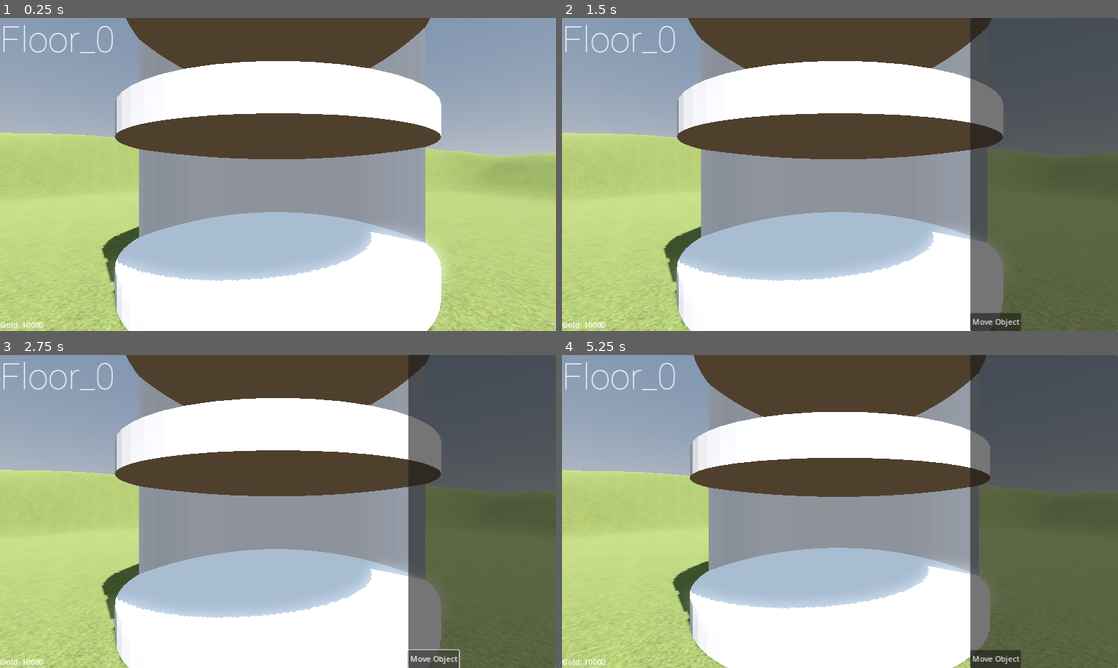
Above: before the commit, frames 1-4 (two rows, left to right).
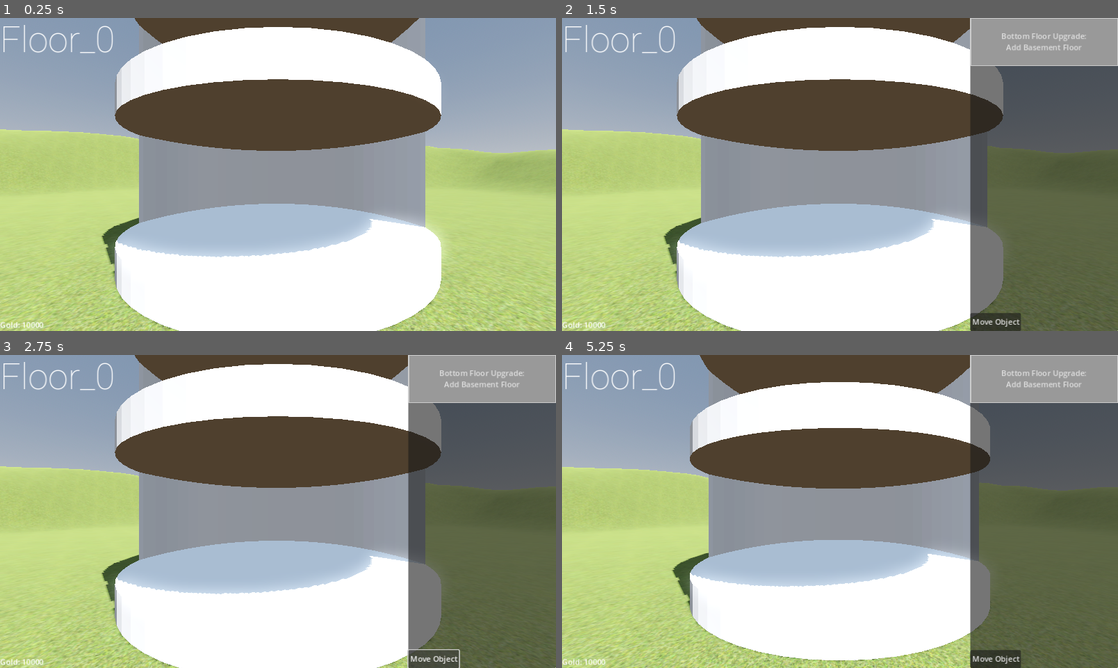
Above: after the commit, the same moments.

Repository: CalebLGreen/tower
Game: Godot game, scene res://Scenes/main.tscn
Same seed, same stepped clock (60 frames per second), same inputs: the game is played once before the commit and once after it.
Inputs (mouse positions are in pixels of both pictures, inside the frame that each line leads up to):
- Up to frame 1 (0.25 s): no input
- Up to frame 2 (1.5 s): tap Enter at 0.5 s; move the mouse to (962, 158) at 0.52 s; hold E (rotate_right) 0.53-1.25 s; click (962, 158) at 0.6 s; tap Space (open_shop) at 0.77 s; click (1045, 43) at 1.25 s, where only the run after the commit has a clickable "Bottom Floor Upgrade: Add Bas…"
- Up to frame 3 (2.75 s): click "Move Object" at 2 s
- Up to frame 4 (5.25 s): tap Space (open_shop) at 2.75, 3.02, 4.25, 4.52 s; move the mouse to (728, 527) at 2.77 s; hold S (pan_down) 2.78-3.53 s; tap Mouse wheel down (pan_away) at 2.85, 5.1 s; tap Enter at 3.5, 5 s; move the mouse to (895, 442) at 3.52 s; hold E (rotate_right) 3.53-4.28 s; tap Mouse wheel up (pan_in) at 3.6 s; move the mouse to (812, 574) at 4.27 s; hold W (pan_up) 4.28-5.03 s; click (812, 574) at 4.35 s; move the mouse to (1006, 558) at 5.02 s; hold Q (rotate_left) from 5.03 s (still down)

The runs differ from the first frame. In frame 1, 23% of the frame differs, in the area x 0-100%, y 0-100%; in frame 2, 26%; in frame 3, 26%; in frame 4, 25%.

Commit message:
added basement floors
need to fix camera movement, maybe change the height of floors to be a whole number so the movement can be floored

Diff:
--- a/Scenes/main.tscn
+++ b/Scenes/main.tscn
@@ -86,7 +86,7 @@
 shadow_enabled = true
 
 [node name="Camera3D" type="Camera3D" parent="."]
-transform = Transform3D(-4.37114e-08, 0, 1, 0, 1, 0, -1, 0, -4.37114e-08, 8, 1, 0)
+transform = Transform3D(-4.37114e-08, 0, 1, 0, 1, 0, -1, 0, -4.37114e-08, 8, 0.5, 0)
 current = true
 script = ExtResource("1_kcuoo")
 
@@ -96,6 +96,8 @@
 
 [node name="Floor_TOP" parent="Tower" groups=["Tower_Piece"] instance=ExtResource("4_pvhli")]
 transform = Transform3D(1, 0, 0, 0, 1, 0, 0, 0, 1, 0, 3.9, 0)
+
+[node name="Basement_Floors" type="Node" parent="Tower" groups=["Tower_Basement"]]
 
 [node name="UI" type="Control" parent="."]
 layout_mode = 3
@@ -158,6 +160,15 @@
 text = "Top Floor Upgrade:
 Add Floor"
 
+[node name="Floor_Bottom_Add_Floor" type="Button" parent="UI/ShopPanel/VBoxContainer"]
+custom_minimum_size = Vector2(0, 100)
+layout_mode = 2
+theme_override_styles/hover = SubResource("StyleBoxFlat_mm2nl")
+theme_override_styles/pressed = SubResource("StyleBoxFlat_ei0ub")
+theme_override_styles/normal = SubResource("StyleBoxFlat_5jy67")
+text = "Bottom Floor Upgrade:
+Add Basement Floor"
+
 [node name="Move_Objects" type="Button" parent="UI/ShopPanel"]
 layout_mode = 1
 anchors_preset = 2
@@ -190,4 +201,5 @@
 [connection signal="pressed" from="UI/ShopPanel/VBoxContainer/Floor_Add_Table" to="." method="_on_floor_add_table_pressed"]
 [connection signal="pressed" from="UI/ShopPanel/VBoxContainer/Floor_Add_Furnace" to="." method="_on_floor_add_furnace_pressed"]
 [connection signal="pressed" from="UI/ShopPanel/VBoxContainer/Floor_Top_Add_Floor" to="." method="_on_floor_top_add_floor_pressed"]
+[connection signal="pressed" from="UI/ShopPanel/VBoxContainer/Floor_Bottom_Add_Floor" to="." method="_on_floor_bottom_add_floor_pressed"]
 [connection signal="pressed" from="UI/ShopPanel/Move_Objects" to="." method="_on_move_objects_pressed"]
--- a/Scripts/UI_Elements.gd
+++ b/Scripts/UI_Elements.gd
@@ -3,6 +3,7 @@
 # other nodes for use
 @onready var camera : Camera3D = get_node("../Camera3D")
 @onready var tower_segments : Array = get_node("../Tower").get_children()
+@onready var tower_basement_segments : Array = get_node("../Tower/Basement_Floors").get_children()
 @onready var floor_label : Label = get_node("Floor_Label")
 @onready var gold_label : Label = get_node("Gold_Label")
 @onready var shop_panel : Panel = get_node("ShopPanel")
@@ -16,7 +17,7 @@
 # hide the shop at the start and check the floor for the label in the top left
 func _ready():
 	shop_panel.hide()
-	check_floor(camera.position)
+	check_floor(camera.global_position)
 	update_gold_count()
 
 
@@ -60,13 +61,24 @@
 
 # changes the label to match the current floor and refreshes the shop
 func check_floor(camera_pos : Vector3):
+	print("Checking floor for camera")
 	var y_pos : float = camera_pos.y
-	for i in tower_segments:
-		if i is Node3D:
-			#print(i)
-			if y_pos >= i.position.y:
-				floor_label.set_text(i.name)
-				update_shop(i)
+	# check for above ground tower floors
+	if y_pos > 0:
+		for i in tower_segments:
+			if i is Node3D:
+				#print(i)
+				if y_pos == i.global_position.y + 0.5:
+					floor_label.set_text(i.name)
+					update_shop(i)
+	# check for below ground tower floors
+	else:
+		for i in tower_basement_segments:
+			if i is Node3D:
+				if y_pos == i.global_position.y + 0.5:
+					floor_label.set_text(i.name)
+					update_shop(i)
+
 
 
 # update the shop after checking the floor
@@ -75,11 +87,13 @@
 	#print("Updating Shop")
 	for i in get_node("ShopPanel/VBoxContainer").get_children():
 		i.hide()
-	if curr_floor.name == "Floor_3":
-		$ShopPanel/VBoxContainer/Floor_Add_Furnace.show()
+	if curr_floor.name == "Floor_0":
+		$ShopPanel/VBoxContainer/Floor_Bottom_Add_Floor.show()
 	elif curr_floor.name == "Floor_1":
 		$ShopPanel/VBoxContainer/Floor_Add_Table.show()
 	elif curr_floor.name == "Floor_2":
 		$ShopPanel/VBoxContainer/Floor_Add_Table.show()
 	elif curr_floor.name == "Floor_TOP":
 		$ShopPanel/VBoxContainer/Floor_Top_Add_Floor.show()
+	elif curr_floor.name == "Floor_-1":
+		$ShopPanel/VBoxContainer/Floor_Add_Furnace.show()
--- a/Scripts/camera_control.gd
+++ b/Scripts/camera_control.gd
@@ -6,7 +6,7 @@
 # camera speeds and distances for clamping
 var camera_pan_incr : float = 3.9
 var camera_zoom_speed : int = 25
-var camera_max_height : float = 16.1
+var camera_max_height : float
 var camera_min_height : float
 var camera_max_distance : float = 10
 var camera_min_distance : float = 4
@@ -20,10 +20,14 @@
 
 # get the floor count at initialisation
 func _ready():
-	get_floor_count()
+	get_camera_clamp_values()
 
 
 func _process(delta: float) -> void:
+	handle_camera_controls(delta)
+
+
+func handle_camera_controls(delta) -> void:
 	# Pan Up
 	if Input.is_action_just_pressed("pan_up") and not is_movement_locked:
 		target_y = clamp(camera.position.y + (camera_pan_incr), camera_min_height, camera_max_height)
@@ -60,8 +64,9 @@
 
 
 # Get the floor count for the camera clamping
-func get_floor_count():
+func get_camera_clamp_values():
 	var number_of_floors = get_tree().get_first_node_in_group("Tower").get_child_count()
-	camera_min_height = 0.5
-	camera_max_height = 0.5 + (3.9 * (number_of_floors - 1))
+	var number_of_basement_floors = get_tree().get_first_node_in_group("Tower_Basement").get_child_count()
+	camera_min_height = 0.5 - (3.9 * number_of_basement_floors)
+	camera_max_height = 0.5 + (3.9 * (number_of_floors - 2))
 	#print("Min Height: ", (camera_min_height), ", Max Height: ", (camera_max_height))
--- a/Scripts/main.gd
+++ b/Scripts/main.gd
@@ -5,7 +5,8 @@
 @onready var UI : Control = get_node("UI")
 @onready var tower = get_node("Tower")
 @onready var top_floor = get_node("Tower/Floor_TOP")
-@onready var number_of_floors : int
+var number_of_floors : int
+var number_of_basement_floors : int
 @onready var blank_floor : PackedScene = preload("res://Scenes/Tower/floor_blank.tscn")
 
 # Cursors
@@ -59,7 +60,8 @@
 
 func _ready() -> void:
 	# Reset camera
-	camera.position = Vector3(8,1,0)
+	print("Setting camera position")
+	camera.position = Vector3(8,0.5,0)
 	# Change cursor
 	change_mouse_cursor_image(cursor_default)
 
@@ -105,14 +107,14 @@
 	if building_table.value:
 		var key = "Table"
 		if gold >= building_items_costs[key]['cost']:
-			build(shop_objects[key], key, building_current_item[key], ray_result, delta, +0.52, building_items_costs[key])
+			build(shop_objects[key], key, false, building_current_item[key], ray_result, delta, +0.52, building_items_costs[key])
 		else:
 			print("Too Poor")
 			building_table.value = false
 	if building_furnace.value:
 		var key = "Furnace"
 		if gold >= building_items_costs[key]['cost']:
-			build(shop_objects[key], key, building_current_item[key], ray_result, delta, -0.05, building_items_costs[key])
+			build(shop_objects[key], key, true, building_current_item[key], ray_result, delta, -0.05, building_items_costs[key])
 		else:
 			print("Too Poor")
 			building_furnace.value = false
@@ -120,7 +122,7 @@
 		move(ray_result, moving_object, delta)
 
 
-func build(object : PackedScene, object_name : String, building_object : Dictionary, ray_result: Dictionary, delta: float, offset, build_cost : Dictionary = {'cost' : 0}) -> void:
+func build(object : PackedScene, object_name : String, basement : bool, building_object : Dictionary, ray_result: Dictionary, delta: float, offset, build_cost : Dictionary = {'cost' : 0}) -> void:
 	# stop the user changing floors
 	camera.is_movement_locked = true
 	# Toggle the shop window to give more visibility
@@ -132,11 +134,15 @@
 	# Check whether the ray has collided with anything, i.e. the floor
 	if ray_result.size() > 0:
 		# get the current floor, used for collisions and naming
-		var curr_floor = get_current_floor()
+		var curr_floor
+		curr_floor = get_current_floor()
 		# if a ghostly version of the object doesn't exist, create it
 		if temp_object == null:
 			temp_object = object.instantiate()
-			get_node("Tower/%s" % [curr_floor]).add_child(temp_object)
+			if basement:
+				get_node("Tower/Basement_Floors/%s" % [curr_floor]).add_child(temp_object)
+			elif not basement:
+				get_node("Tower/%s" % [curr_floor]).add_child(temp_object)
 			temp_object.visible = true
 
 		# If the ghostly object does already exist continue
@@ -333,7 +339,9 @@
 
 # Add a new floor when the top floor upgrade is pressed
 func _on_floor_top_add_floor_pressed() -> void:
-	# create a new floor
+	create_new_top_floor()
+
+func create_new_top_floor() -> void:
 	var new_floor = blank_floor.instantiate()
 	# make it a child of the Tower Node
 	tower.add_child(new_floor,0, 0)
@@ -352,17 +360,25 @@
 	UI.tower_segments = tower.get_children()
 	UI.check_floor(camera.position)
 	# update the camera information for clamping
-	camera.get_floor_count()
+	camera.get_camera_clamp_values()
 
 # get the floor count, returned as an int
 func get_floor_count() -> int:
-	number_of_floors = get_tree().get_first_node_in_group("Tower").get_child_count()
+	number_of_floors = get_tree().get_first_node_in_group("Tower").get_child_count() - 1
+	print(number_of_floors)
 	return number_of_floors
+
+# get the current amount of basement floors as an int
+func get_basement_floor_count() -> int:
+	number_of_basement_floors = get_tree().get_first_node_in_group("Tower_Basement").get_child_count()
+	print(number_of_basement_floors)
+	return number_of_basement_floors
 
 # get the name of the current floor as a string
 func get_current_floor() -> String:
 	var current_floor_name = get_node("UI/Floor_Label").text
 	return current_floor_name
+
 
 # returns the current floor number as an int
 func get_current_floor_num() -> int:
@@ -382,6 +398,7 @@
 	else:
 		return -1
 
+
 # for when the button to buy a table has been pressed
 func _on_floor_add_table_pressed() -> void:
 	building_table.value = true
@@ -396,3 +413,37 @@
 # For when the move button is pressed
 func _on_move_objects_pressed() -> void:
 	moving_object.value = true
+
+
+func _on_floor_bottom_add_floor_pressed() -> void:
+	create_new_basement_floor()
+
+
+func create_new_basement_floor() -> void:
+	var new_floor = blank_floor.instantiate()
+	# make it a child of the Basement floor node
+	var basement_tower = tower.get_node("Basement_Floors")
+	basement_tower.add_child(new_floor,0, 0)
+	# get a new number of floors
+	number_of_basement_floors = get_basement_floor_count()
+	prints(basement_tower, number_of_basement_floors)
+	# move the floor to the penultimate place in the list
+	# otherwise the for loop for naming and the shop doesn't work
+	basement_tower.move_child(new_floor, number_of_basement_floors - 1)
+	# give the node a name
+	new_floor.name = "Floor_-%d" % [number_of_basement_floors]
+	print(new_floor.name)
+	# give it a position
+	if basement_tower.get_child_count() == 1:
+		print("Triggered child_count == 1")
+		new_floor.global_position = tower.get_node("Floor_0").global_position - Vector3(0, 3.9, 0)
+	elif basement_tower.get_child_count() > 1:
+		print("Triggered child_count > 1")
+		var basement_floors : Array = basement_tower.get_children()
+		var lowest_floor = basement_floors[-1]
+		new_floor.global_position = lowest_floor.global_position - Vector3(0, 3.9, 0)
+	# update the UI
+	UI.tower_basement_segments = basement_tower.get_children()
+	UI.check_floor(camera.position)
+	# update the camera information for clamping
+	camera.get_camera_clamp_values()
